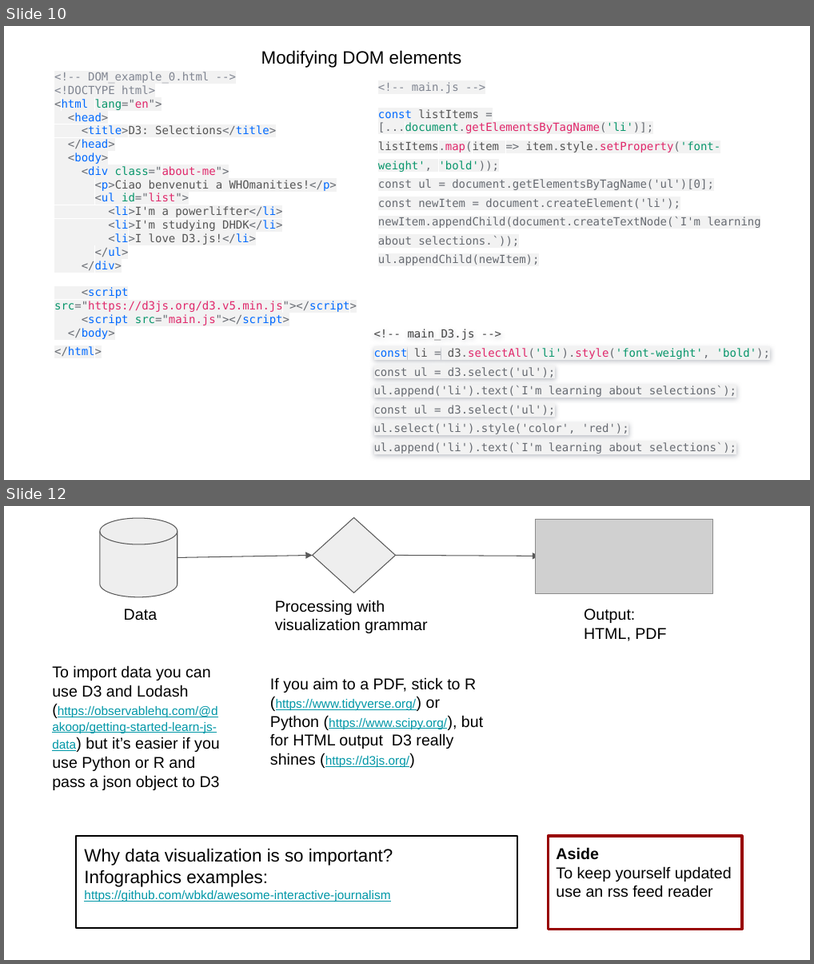
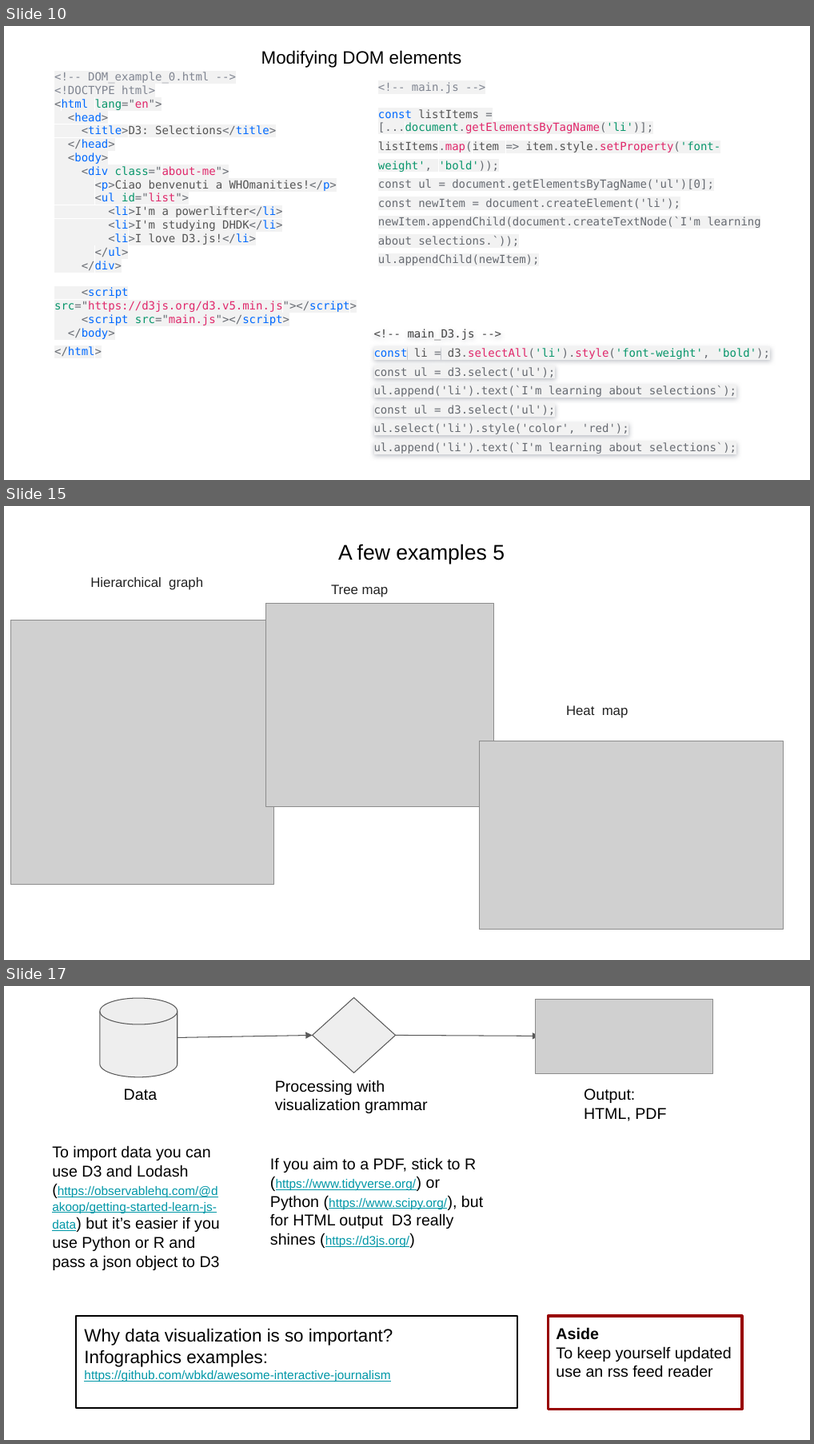
Before and after one commit to claudiotubertini/WHOmanities, a slide deck: Client-side_Data_Visualization.pptx. Shown one above the other, each under a label of ours: slides 10 and 12 before the commit, slides 10, 15 and 17 after it; the slides between them are not shown. The pictures are 814x964 and 814x1444 pixels, drawn with LibreOffice and Linux fonts; fonts in the diff are those of the drawing; grey boxes stand for pictures. Boxes give left, top, right and bottom in pixels: in the first picture for what was removed or moved away, otherwise in the second. Text is boxed around its words. In the diff, an @@ line names an element or a change of style, - is before the commit and + after.

```diff
--- a/Client-side_Data_Visualization.pptx
+++ b/Client-side_Data_Visualization.pptx
@@ slide 15 added at [4, 506, 810, 960], background #FFFFFF @@
@@ text added at [338, 544, 505, 564], 19 pt, text #000000 @@
+A few examples 5
@@ text added at [90, 577, 203, 590], 12 pt, text #222222 @@
+Hierarchical graph
@@ text added at [331, 584, 389, 597], 12 pt, text #222222 @@
+Tree map
@@ picture added at [10, 620, 274, 884] @@
@@ picture added at [266, 604, 494, 806] @@
@@ text added at [566, 705, 629, 718], 12 pt, text #222222 @@
+Heat map
@@ picture added at [480, 741, 784, 929] @@
@@ what was slide 12 is now slide 17 @@
```
Also in this commit, not shown: 5 other slides added, 1 slide removed, 2 other files.
